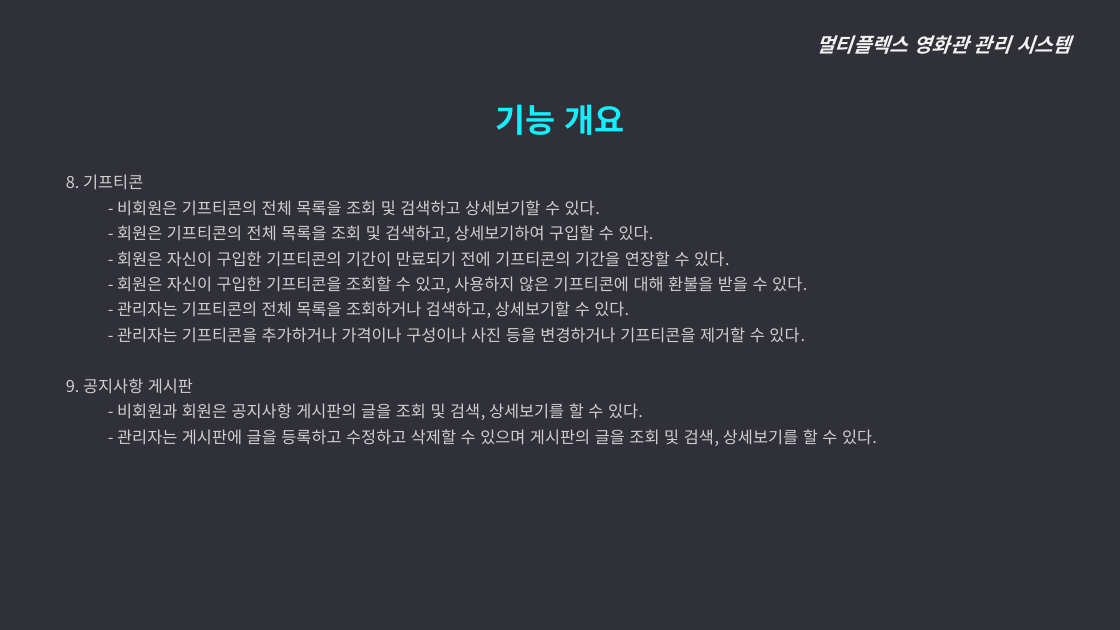
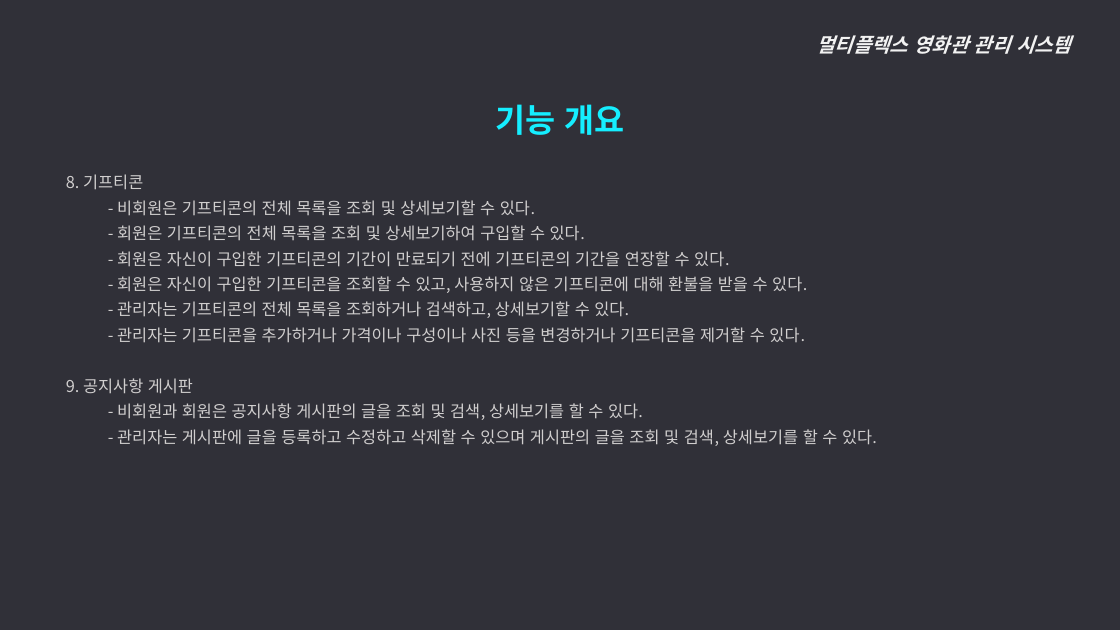
Before and after one commit to ywc-412/MultiplexTeamProject, a slide deck: slide 18 of 개발문서/2조 발표자료.pptx. Drawn at 1120x630 pixels with LibreOffice and Linux fonts; fonts in the diff are those of the drawing. Boxes give left, top, right and bottom in pixels: in the first picture for what was removed or moved away, otherwise in the second. Text is boxed around its words. In the diff, an @@ line names an element or a change of style, - is before the commit and + after.

```diff
--- a/개발문서/2조 발표자료.pptx
+++ b/개발문서/2조 발표자료.pptx
@@ text at (117,200,585,241): text changed @@
-    - 비회원은 기프티콘의 전체 목록을 조회 및 검색하고 상세보기할 수 있다.
-    - 회원은 기프티콘의 전체 목록을 조회 및 검색하고, 상세보기하여 구입할 수 있다.
+    - 비회원은 기프티콘의 전체 목록을 조회 및 상세보기할 수 있다.
+    - 회원은 기프티콘의 전체 목록을 조회 및 상세보기하여 구입할 수 있다.
```
Also in this commit, not shown: 1 other slide changed, 1 slide added, 1 slide removed, 1 other file.
